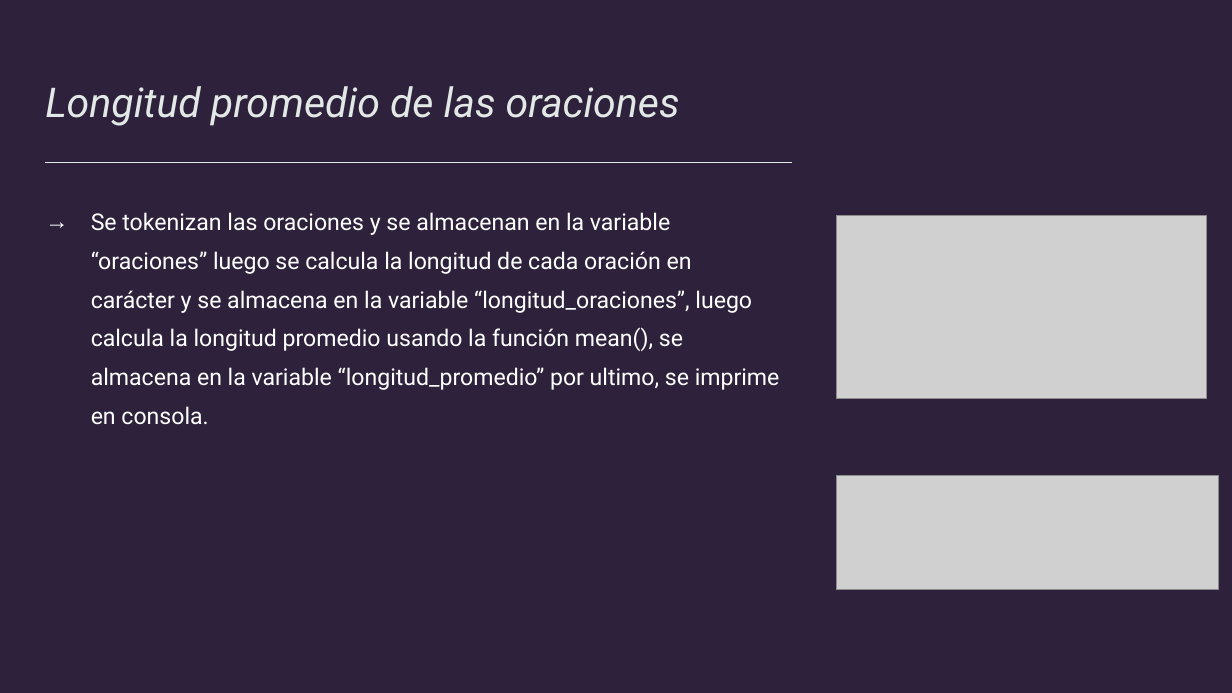
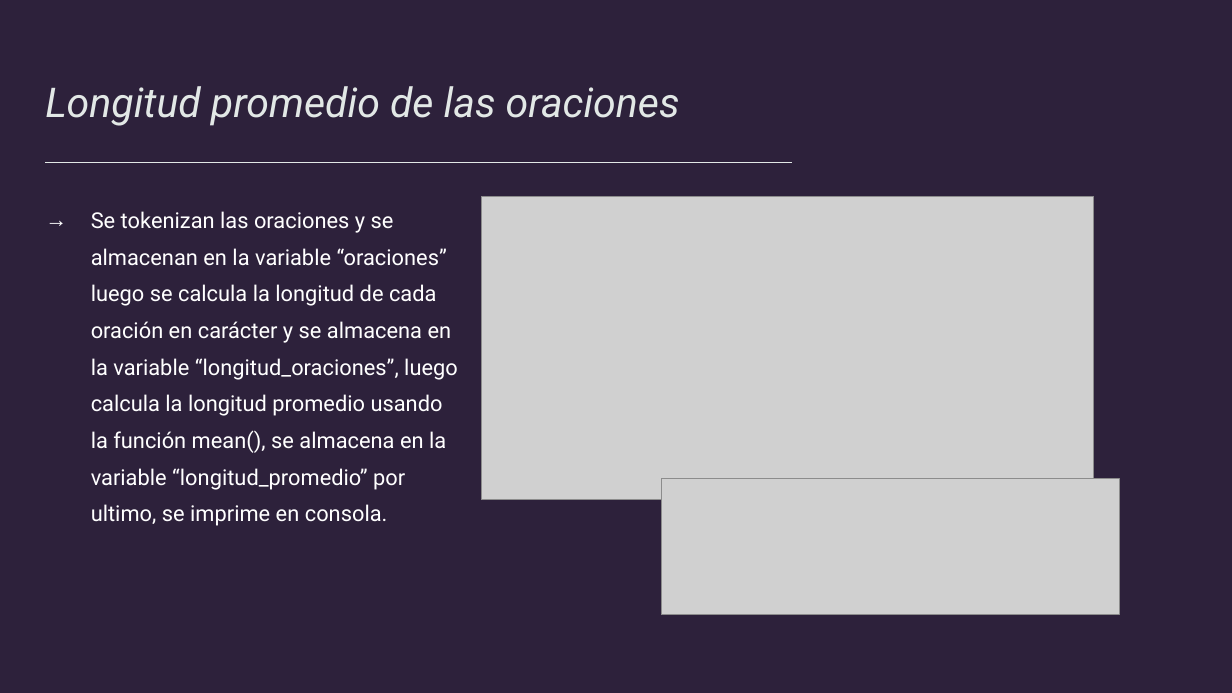
Before and after one commit to XOP1S/ractivity, a slide deck: slide 6 of Presentacion la Regenta.pptx. Drawn at 1232x693 pixels with LibreOffice and Linux fonts; fonts in the diff are those of the drawing; grey boxes stand for pictures. Boxes give left, top, right and bottom in pixels: in the first picture for what was removed or moved away, otherwise in the second. Text is boxed around its words. In the diff, an @@ line names an element or a change of style, - is before the commit and + after.

Commit message:
update powerpoint

```diff
--- a/Presentacion la Regenta.pptx
+++ b/Presentacion la Regenta.pptx
@@ text "Se tokenizan las oraciones y ..." at [91,211,458,526]: size 18 to 17 pt @@
@@ picture: place and size @@
-picture at [836,215,1207,398]
+picture at [482,197,1094,500]
@@ picture: place and size @@
-picture at [836,476,1218,590]
+picture at [662,479,1120,615]
```
Also in this commit, not shown: 3 other slides changed.
